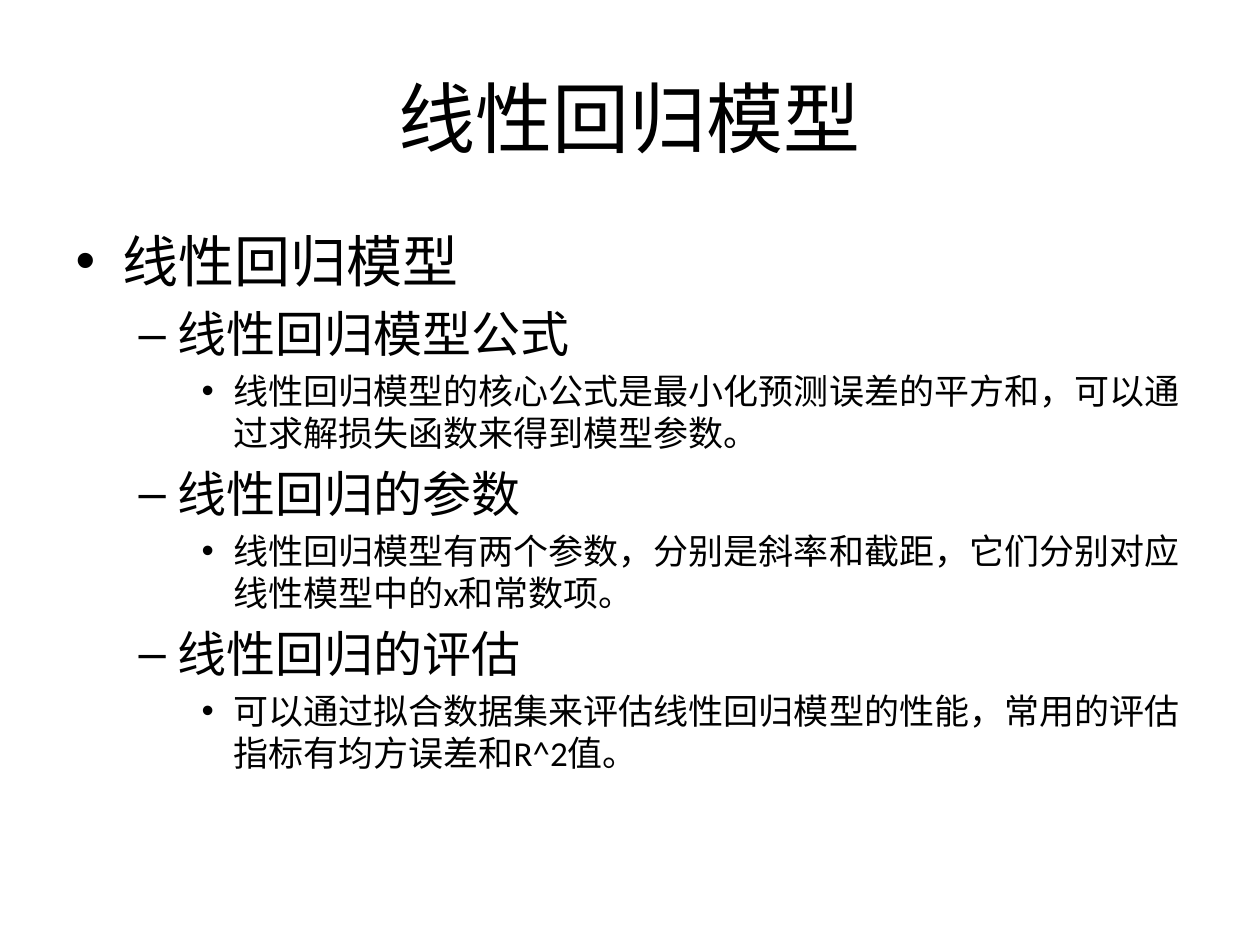
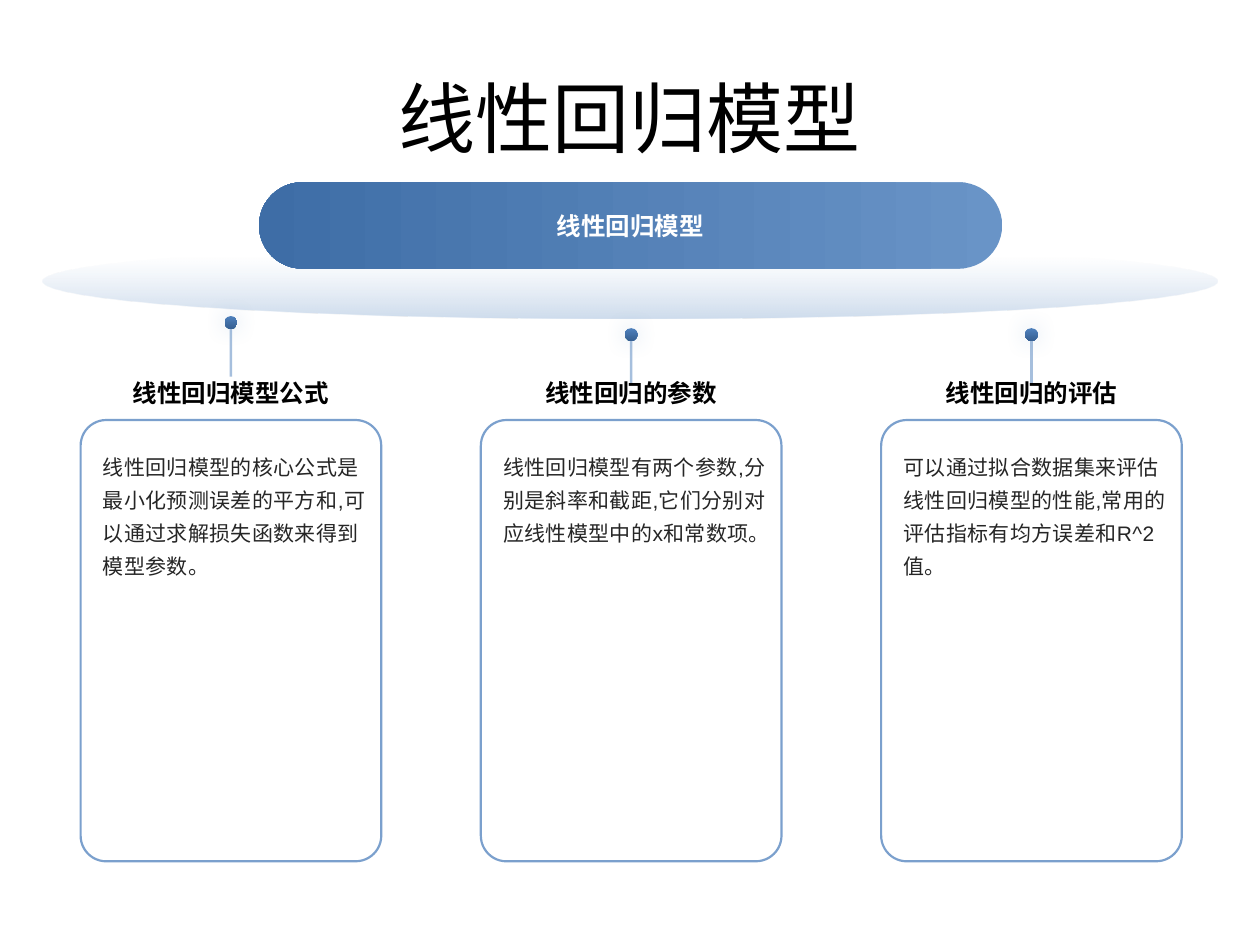
Before and after one commit to CWJ10242048/Lingxi-Lesson-Preparation-System, a slide deck: slide 3 of result/机器学习课程线性回归课时教学PPT.pptx. Drawn at 1260x945 pixels with LibreOffice and Linux fonts; fonts in the diff are those of the drawing; background and template pictures are left out. Boxes give left, top, right and bottom in pixels: in the first picture for what was removed or moved away, otherwise in the second. Text is boxed around its words. In the diff, an @@ line names an element or a change of style, - is before the commit and + after.

```diff
--- a/result/机器学习课程线性回归课时教学PPT.pptx
+++ b/result/机器学习课程线性回归课时教学PPT.pptx
@@ rounded rectangle added at (260, 183, 1003, 270), fill gradient #6994C7 to #3E6DA6, 14 pt, text #FFFFFF, bold @@
+线性回归模型
@@ text removed at (123, 235, 1179, 769) @@
-• 线性回归模型
-  – 线性回归模型公式
-    • 线性回归模型的核心公式是最小化预测误差的平方和，可以通过求解损失函数来得到模型参数。
-  – 线性回归的参数
-    • 线性回归模型有两个参数，分别是斜率和截距，它们分别对应线性模型中的x和常数项。
-  – 线性回归的评估
-    • 可以通过拟合数据集来评估线性回归模型的性能，常用的评估指标有均方误差和R^2值。
@@ ellipse added at (10, 262, 1250, 336), outline #4F81BD 2 pt @@
@@ ellipse added at (43, 243, 1217, 318), fill gradient #95B3D7 to #729ACA @@
@@ ellipse added at (224, 316, 237, 329), fill gradient #4F81BD to #376092 @@
@@ line added from (231, 329) to (231, 377), #FFFFFF 1.5 pt @@
@@ ellipse added at (625, 328, 638, 340), fill gradient #4F81BD to #376092 @@
@@ ellipse added at (1026, 328, 1038, 340), fill gradient #4F81BD to #376092 @@
@@ line added from (631, 341) to (631, 383), #FFFFFF 1.5 pt @@
@@ line added from (1032, 341) to (1032, 383), #FFFFFF 1.5 pt @@
@@ text added at (133, 381, 329, 405), 14 pt, text #000000, bold @@
+线性回归模型公式
@@ text added at (545, 377, 717, 405), 14 pt, text #000000, bold @@
+线性回归的参数
@@ text added at (945, 377, 1117, 405), 14 pt, text #000000, bold @@
+线性回归的评估
@@ rounded rectangle added at (81, 420, 382, 861), outline #4F81BD 1.25 pt, 12 pt, text #262626 @@
+线性回归模型的核心公式是最小化预测误差的平方和,可以通过求解损失函数来得到模型参数。
@@ rounded rectangle added at (481, 420, 782, 861), outline #4F81BD 1.25 pt, 12 pt, text #262626 @@
+线性回归模型有两个参数,分别是斜率和截距,它们分别对应线性模型中的x和常数项。
@@ rounded rectangle added at (881, 420, 1182, 861), outline #4F81BD 1.25 pt, 12 pt, text #262626 @@
+可以通过拟合数据集来评估线性回归模型的性能,常用的评估指标有均方误差和R^2值。
```
Also in this commit, not shown: 6 other slides changed, 20 other files.
